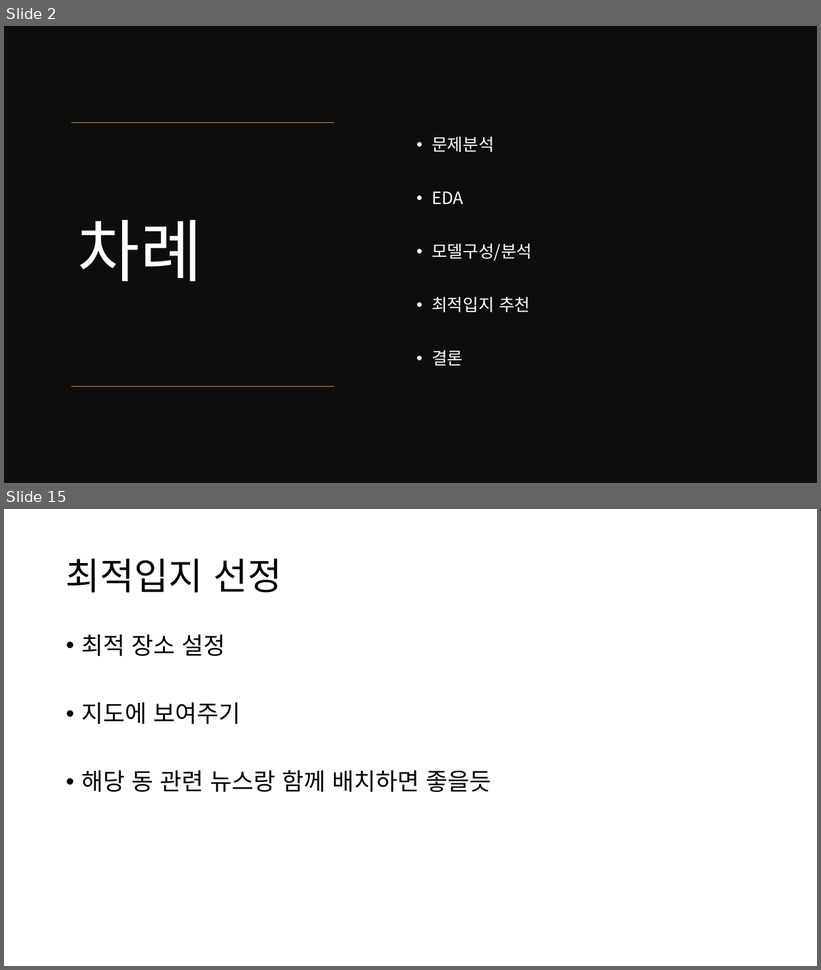
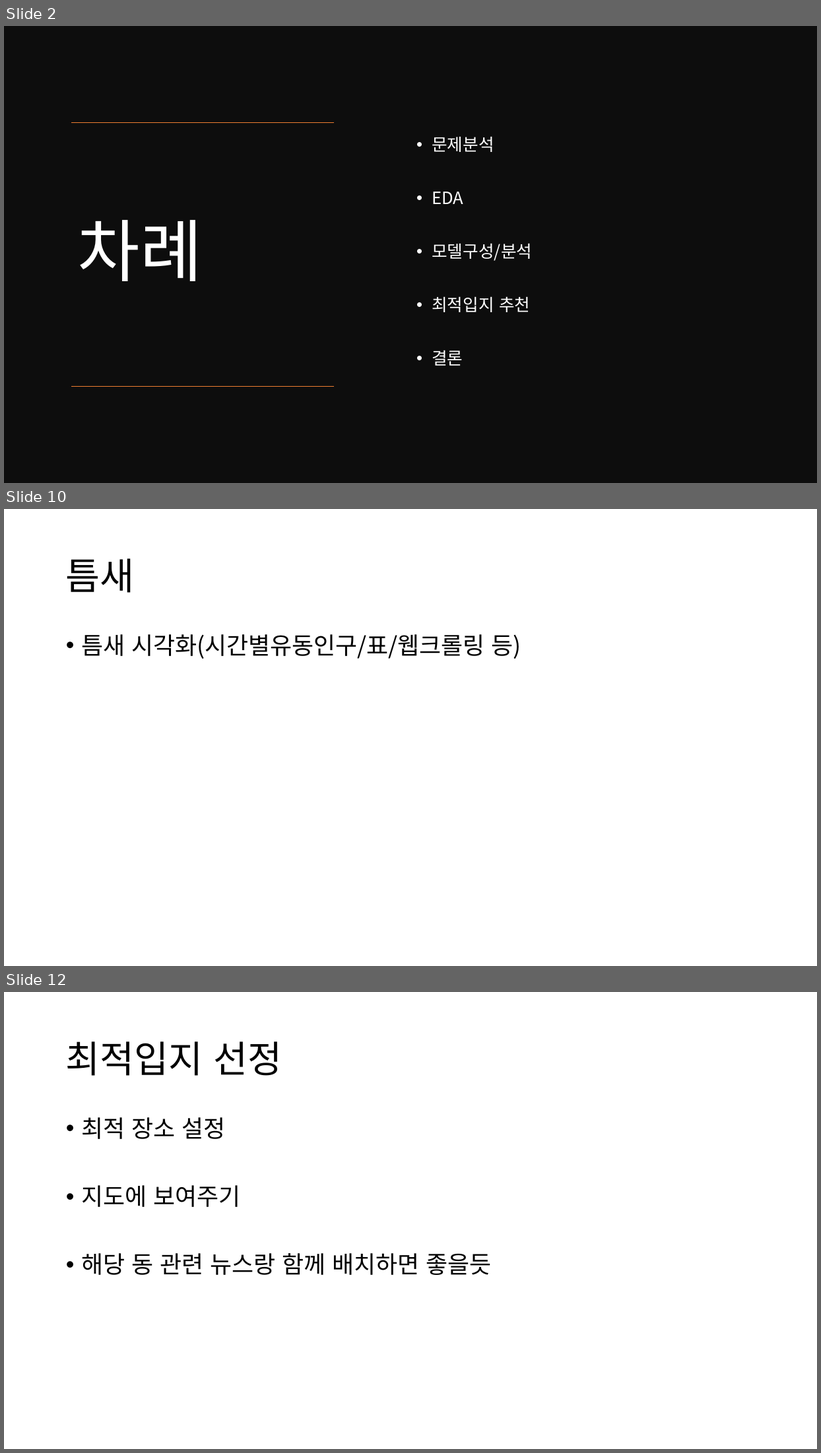
Before and after one commit to gyuholee94/seoul_contest, a slide deck: 서울콘 ppt v1.pptx. Shown one above the other, each under a label of ours: slides 2 and 15 before the commit, slides 2, 10 and 12 after it; the slides between them are not shown. The pictures are 821x970 and 821x1453 pixels, drawn with LibreOffice and Linux fonts; fonts in the diff are those of the drawing. Boxes give left, top, right and bottom in pixels: in the first picture for what was removed or moved away, otherwise in the second. Text is boxed around its words. In the diff, an @@ line names an element or a change of style, - is before the commit and + after.

```diff
--- a/서울콘 ppt v1.pptx
+++ b/서울콘 ppt v1.pptx
@@ slide 10 added at [4,509,817,966], background #FFFFFF @@
@@ title added at [66,559,135,593], 44 pt, text #000000 @@
+틈새
@@ text added at [81,634,521,659], 28 pt, text #000000 @@
+• 틈새 시각화(시간별유동인구/표/웹크롤링 등)
@@ what was slide 15 is now slide 12 @@
```
Also in this commit, not shown: 6 slides changed, 2 other slides added, 6 slides removed, 1 other file.
